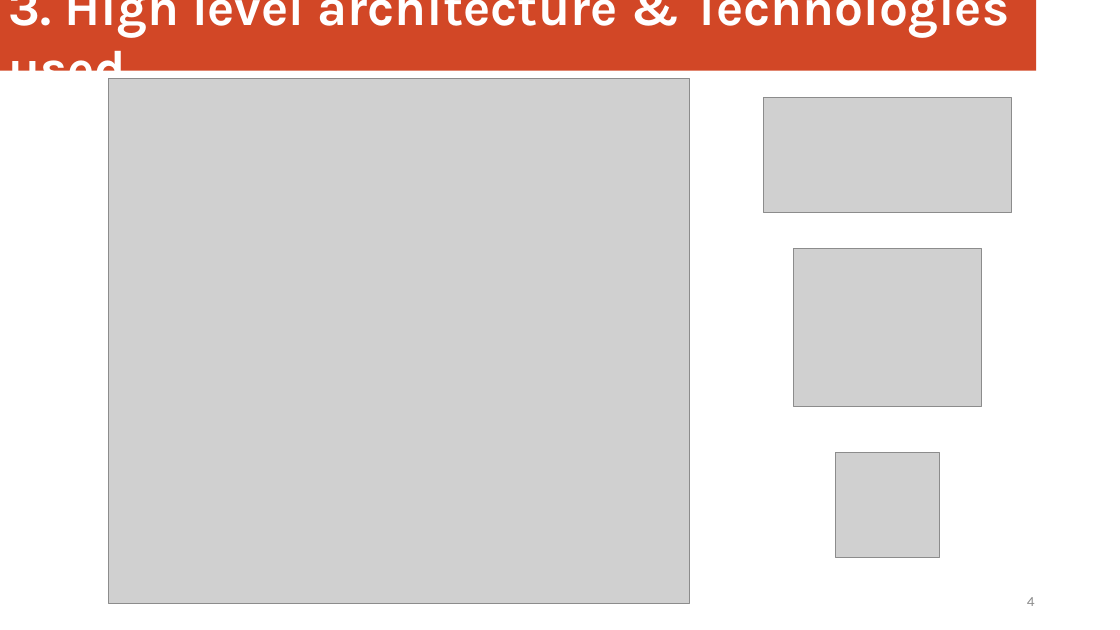
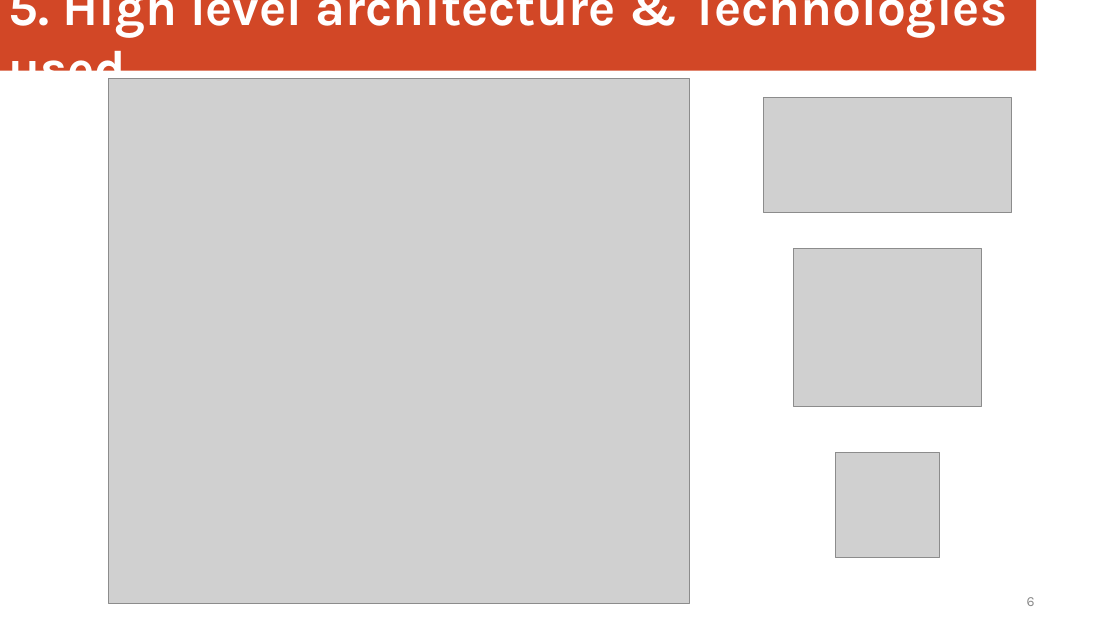
Before and after one commit to odbayar1231/cs425-CRS, a slide deck: slide 6 of documentation/Presentation.pptx (slide 4 before the commit). Drawn at 1120x630 pixels with LibreOffice and Linux fonts; fonts in the diff are those of the drawing; grey boxes stand for pictures. Boxes give left, top, right and bottom in pixels: in the first picture for what was removed or moved away, otherwise in the second. Text is boxed around its words. In the diff, an @@ line names an element or a change of style, - is before the commit and + after.

```diff
--- a/documentation/Presentation.pptx
+++ b/documentation/Presentation.pptx
@@ text in rectangle at <box>8,0,1007,99</box>: text changed @@
-3. High level architecture & Technologies used
+5. High level architecture & Technologies used
@@ page number at <box>1027,597,1035,606</box>: text changed @@
-4
+6
```
Also in this commit, not shown: 2 other slides changed, 2 slides added, 2 other files.
